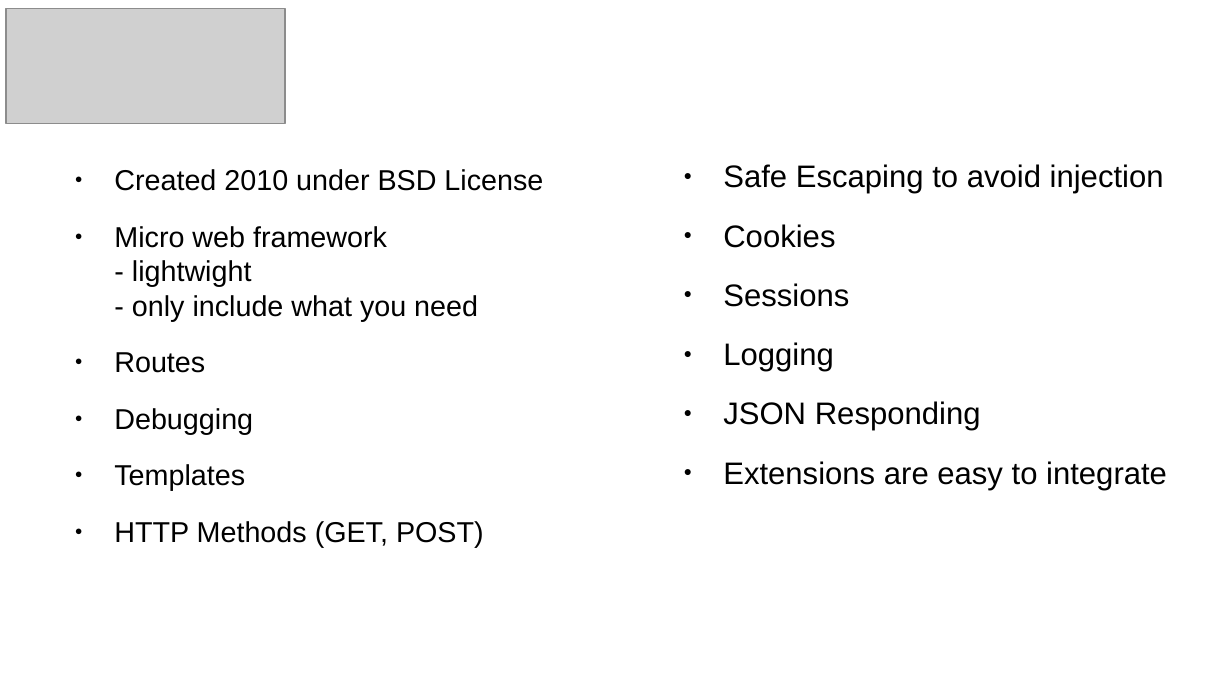
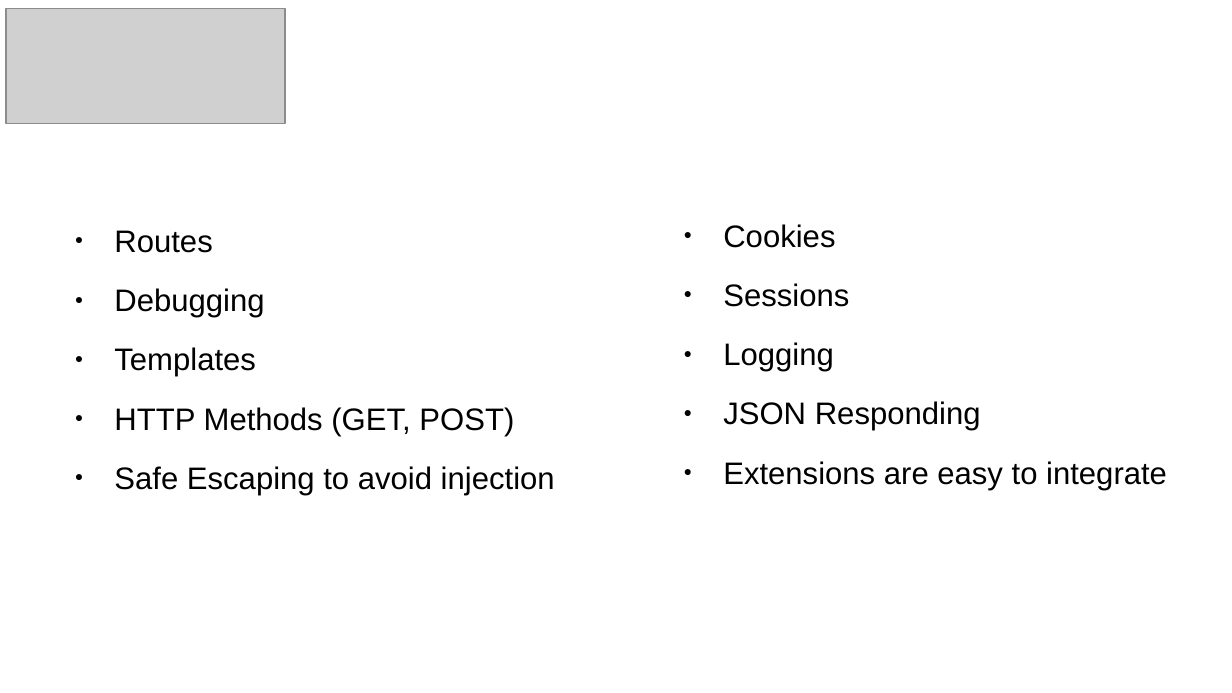
Before and after one commit to ben165/webtree, a slide deck: slide 5 of flask_presi/presi.odp (slide 4 before the commit). Drawn at 1232x693 pixels with LibreOffice and Linux fonts; fonts in the diff are those of the drawing; grey boxes stand for pictures. Boxes give left, top, right and bottom in pixels: in the first picture for what was removed or moved away, otherwise in the second. Text is boxed around its words. In the diff, an @@ line names an element or a change of style, - is before the commit and + after.

```diff
--- a/flask_presi/presi.odp
+++ b/flask_presi/presi.odp
@@ text at (114, 169, 543, 321): paragraphs removed @@
-● Created 2010 under BSD License
-● Micro web framework
-  - lightwight
-  - only include what you need
@@ text at (723, 164, 1164, 194): paragraph removed @@
-● Safe Escaping to avoid injection
@@ text at (114, 230, 514, 436): size 18.5 to 20 pt in "Routes", "Debugging", "Templates", "HTTP Methods (GET, POST)" @@
@@ text at (114, 466, 555, 495): paragraph added @@
+● Safe Escaping to avoid injection
```
Also in this commit, not shown: 1 slide added.
